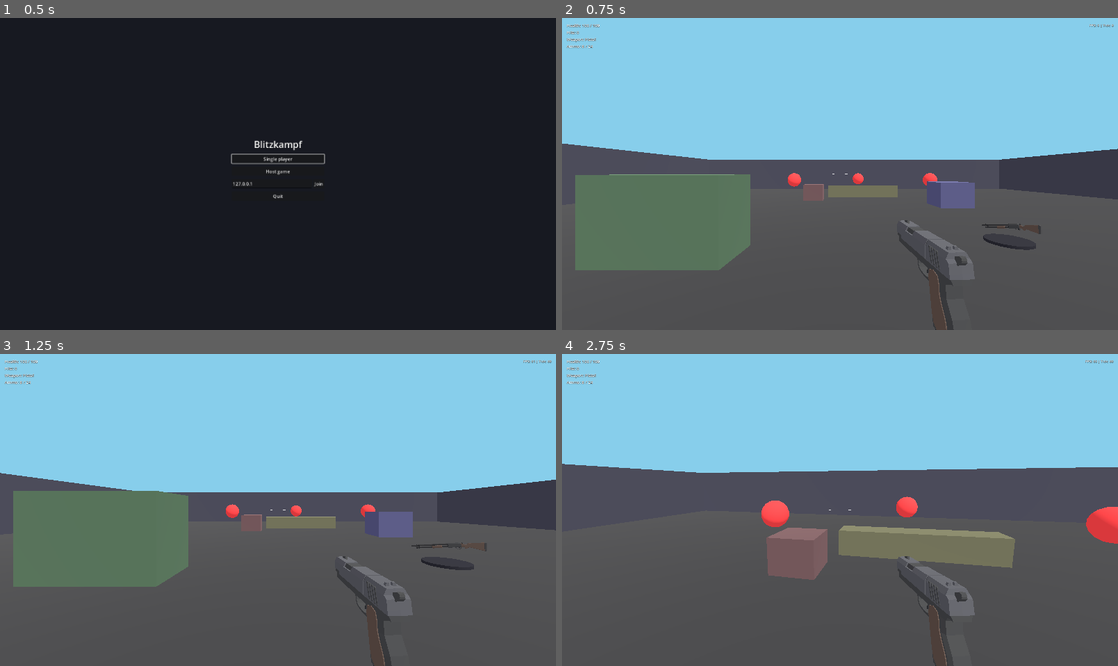
Above: before the commit, frames 1-4 (two rows, left to right).
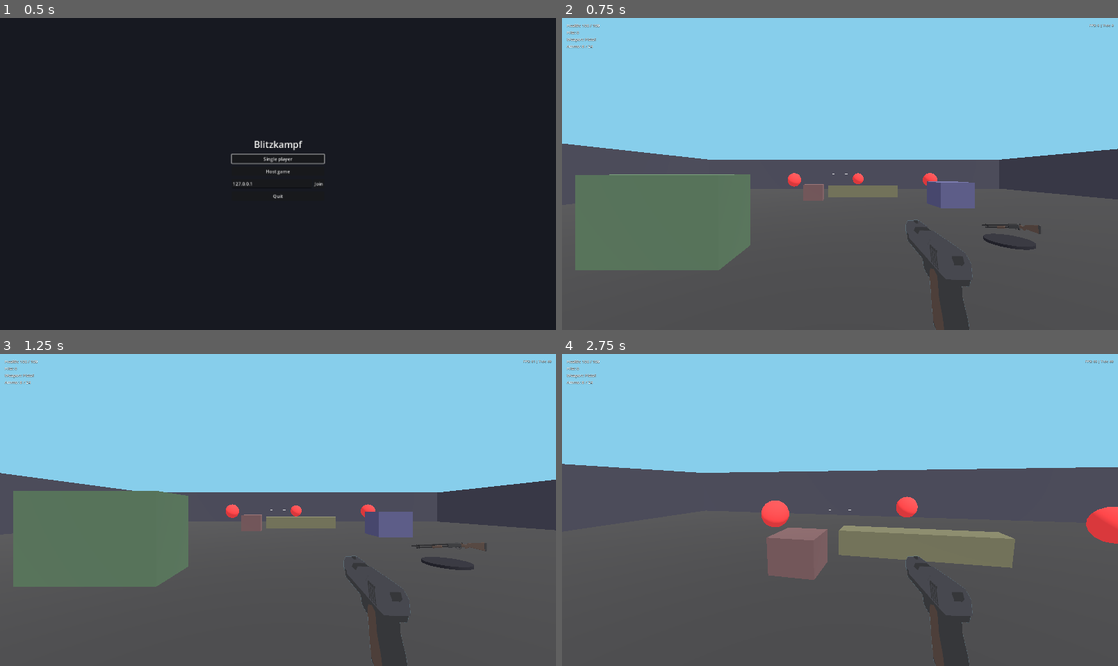
Above: after the commit, the same moments.

Repository: QuisVenator/blitzkampf-godot
Game: Godot game, scene res://scenes/ui/main_menu.tscn
Two runs of this game, one before a commit and one after it. Both use one fixed random seed, a clock stepped at 60 frames per second and the inputs below.
Inputs (mouse positions are in pixels of both pictures, inside the frame that each line leads up to):
- Up to frame 1 (0.5 s): no input
- Up to frame 2 (0.75 s): click "Single player" at 0.5 s
- Up to frame 3 (1.25 s): no input
- Up to frame 4 (2.75 s): move the mouse to (867, 510) at 1.27 s; hold W (move_forward) from 1.28 s (still down); tap Space (jump) at 1.35, 1.52, 1.82, 2.27, 2.3, 2.57 s; move the mouse to (812, 510) at 2.02 s; right-click (812, 510) at 2.1 s

Frame 1 is identical in both runs. In frame 2, 1.1% of the frame differs, in the area x 60-75%, y 64-100%; in frame 3, 1.1%; in frame 4, 1.3%.

Commit message:
Draw the local viewmodel with its own camera in a SubViewport (own FOV, no wall clipping)

Diff:
--- a/scenes/player/player.tscn
+++ b/scenes/player/player.tscn
@@ -76,14 +76,6 @@
 near = 0.1
 far = 500.0
 
-[node name="WeaponHolder" type="Node3D" parent="Head/Camera3D"]
-position = Vector3(0.22, -0.26, -0.42)
-rotation = Vector3(0, 0.0628319, 0)
-
-[node name="WeaponHolderLeft" type="Node3D" parent="Head/Camera3D"]
-position = Vector3(-0.22, -0.26, -0.42)
-rotation = Vector3(0, -0.0628319, 0)
-
 [node name="InteractArea" type="Area3D" parent="."]
 collision_layer = 0
 collision_mask = 8
--- /dev/null
+++ b/scenes/player/viewmodel_view.tscn
@@ -0,0 +1,32 @@
+[gd_scene load_steps=2 format=3]
+
+[ext_resource type="Script" path="res://scripts/player/viewmodel_view.gd" id="1_view"]
+
+[node name="ViewmodelView" type="SubViewportContainer"]
+physics_interpolation_mode = 2
+anchors_preset = 15
+anchor_right = 1.0
+anchor_bottom = 1.0
+grow_horizontal = 2
+grow_vertical = 2
+mouse_filter = 2
+stretch = true
+script = ExtResource("1_view")
+
+[node name="SubViewport" type="SubViewport" parent="."]
+transparent_bg = true
+handle_input_locally = false
+size = Vector2i(1152, 648)
+render_target_update_mode = 4
+
+[node name="Camera" type="Camera3D" parent="SubViewport"]
+cull_mask = 2
+fov = 75.0
+near = 0.05
+far = 10.0
+
+[node name="WeaponHolder" type="Node3D" parent="SubViewport/Camera"]
+transform = Transform3D(0.99802, 0, -0.06279, 0, 1, 0, 0.06279, 0, 0.99802, 0.22, -0.26, -0.42)
+
+[node name="WeaponHolderLeft" type="Node3D" parent="SubViewport/Camera"]
+transform = Transform3D(0.99802, 0, 0.06279, 0, 1, 0, -0.06279, 0, 0.99802, -0.22, -0.26, -0.42)
--- /dev/null
+++ b/scripts/player/viewmodel_view.gd
@@ -0,0 +1,40 @@
+class_name ViewmodelView
+extends SubViewportContainer
+## Draws the local player's weapons and hands with a camera of their own, on top of
+## the world: they never clip into walls and have their own field of view.
+## The viewmodel sits in a `SubViewport` (transparent background) that shares the
+## world's 3D scene; the world camera doesn't draw `LAYER` and this camera draws
+## nothing else. Each frame the viewmodel camera copies the world camera's pose.
+
+## Visual layer (a bit value) of everything that belongs to the viewmodel.
+const LAYER := 2
+
+var world_camera: Camera3D
+
+@onready var camera: Camera3D = $SubViewport/Camera
+@onready var primary_holder: Node3D = $SubViewport/Camera/WeaponHolder
+@onready var secondary_holder: Node3D = $SubViewport/Camera/WeaponHolderLeft
+
+
+func _ready() -> void:
+	# Runs after the player has placed its camera for this frame.
+	process_priority = 100
+
+
+## `world` is the player's normal camera.
+func bind(world: Camera3D) -> void:
+	world_camera = world
+	world.cull_mask &= ~LAYER
+
+
+func _process(_delta: float) -> void:
+	if world_camera:
+		camera.global_transform = world_camera.global_transform
+
+
+## Puts `node` and everything visual below it on the viewmodel layer.
+static func assign_layer(node: Node) -> void:
+	if node is GeometryInstance3D:
+		(node as GeometryInstance3D).layers = LAYER
+	for child in node.get_children():
+		assign_layer(child)
--- a/scripts/weapons/weapon_manager.gd
+++ b/scripts/weapons/weapon_manager.gd
@@ -33,6 +33,8 @@
 ## owner hears their own through the signals above). Emitted on every peer.
 signal heard(sound: StringName, position: Vector3, pitch: float)
 
+const VIEWMODEL_VIEW := preload("res://scenes/player/viewmodel_view.tscn")
+
 const PRIMARY := 0
 const SECONDARY := 1
 
@@ -91,8 +93,16 @@
 
 func _ready() -> void:
 	_hip_fov = _camera.fov
-	primary = WeaponSlot.new($"../Head/Camera3D/WeaponHolder")
-	secondary = WeaponSlot.new($"../Head/Camera3D/WeaponHolderLeft")
+	if _player.is_local:
+		# Weapons are drawn by a camera of their own (see `ViewmodelView`).
+		var view := VIEWMODEL_VIEW.instantiate() as ViewmodelView
+		add_child(view)  # (the player is still setting up its children)
+		view.bind(_camera)
+		primary = WeaponSlot.new(view.primary_holder)
+		secondary = WeaponSlot.new(view.secondary_holder)
+	else:
+		primary = WeaponSlot.new(null)
+		secondary = WeaponSlot.new(null)
 	_slots = [primary, secondary]
 	_show_holders(true)
 	_player.died.connect(_on_player_died)
@@ -167,8 +177,9 @@
 
 ## Viewmodels exist only for the human playing this body.
 func _show_holders(shown: bool) -> void:
-	primary.holder.visible = shown and _player.is_local
-	secondary.holder.visible = shown and _player.is_local
+	for slot in _slots:
+		if slot.holder:
+			slot.holder.visible = shown
 
 
 ## Dying drops everything held; respawning starts over with the starting weapon.
@@ -305,6 +316,8 @@
 ## Aiming puts the model's "Sight" marker on the camera axis. The secondary
 ## weapon always rests at its hip pose.
 func _move_to_pose(aiming: bool) -> void:
+	if primary.holder == null:
+		return  # nobody sees this body's viewmodel
 	var definition := primary.definition
 	var target_position := primary.hip_position
 	var target_yaw := primary.hip_yaw
@@ -418,6 +431,8 @@
 
 ## Kicks the model itself (not the holder), so recoil never fights the aim tween.
 func _kick_recoil(slot: WeaponSlot) -> void:
+	if slot.viewmodel == null:
+		return
 	if slot.recoil_tween:
 		slot.recoil_tween.kill()
 	slot.viewmodel.position.z = RECOIL_KICK * (RECOIL_KICK_ADS_SCALE if _aiming else 1.0)
@@ -473,8 +488,9 @@
 		slot.holder.remove_child(slot.viewmodel)
 		slot.viewmodel.queue_free()
 		slot.viewmodel = null
-	if slot.definition:
+	if slot.definition and slot.holder:
 		slot.viewmodel = slot.definition.model.instantiate()
+		ViewmodelView.assign_layer(slot.viewmodel)
 		slot.holder.add_child(slot.viewmodel)
 
 
--- a/scripts/weapons/weapon_slot.gd
+++ b/scripts/weapons/weapon_slot.gd
@@ -18,7 +18,7 @@
 ## Each one is subtracted from the displayed magazine until the server catches up.
 var pending_shots: Array[int] = []
 
-## Node the viewmodel hangs under, and its resting (hip) pose.
+## Node the viewmodel hangs under (null if none is drawn), and its resting (hip) pose.
 var holder: Node3D
 var hip_position := Vector3.ZERO
 var hip_yaw := 0.0
@@ -26,10 +26,12 @@
 var recoil_tween: Tween
 
 
+## `holder_node` is null for bodies nobody plays (no viewmodel is drawn for them).
 func _init(holder_node: Node3D) -> void:
 	holder = holder_node
-	hip_position = holder_node.position
-	hip_yaw = holder_node.rotation.y
+	if holder_node:
+		hip_position = holder_node.position
+		hip_yaw = holder_node.rotation.y
 
 
 func is_empty() -> bool:
--- a/tools/smoke_test.gd
+++ b/tools/smoke_test.gd
@@ -88,7 +88,7 @@
 	await create_timer(0.7).timeout
 	_check("aiming", _weapons.is_aiming())
 	_check_near("ads fov", _player.camera.fov, _weapons.primary.definition.ads_fov, 0.1)
-	var sight := _player.camera.get_node("WeaponHolder").get_child(0).find_child("Sight", true, false) as Node3D
+	var sight := _weapons.primary.holder.get_child(0).find_child("Sight", true, false) as Node3D
 	var sight_local := _player.camera.to_local(sight.global_position)
 	_check_near("sight centred horizontally", sight_local.x, 0.0, 0.002)
 	_check_near("sight centred vertically", sight_local.y, 0.0, 0.002)
@@ -179,7 +179,7 @@
 	_check("F adds a second one-handed weapon", _weapons.is_akimbo() and _weapons.secondary.definition == smg)
 	_check("secondary keeps its ammo", _weapons.secondary.in_mag == 10 and _weapons.secondary.reserve == 20)
 	_check("nothing dropped when pairing", _dropped_count() == dropped_before)
-	_check("left viewmodel shown", _player.camera.get_node("WeaponHolderLeft").get_child_count() == 1)
+	_check("left viewmodel shown", _weapons.secondary.holder.get_child_count() == 1)
 
 	# No aiming while akimbo; each button shoots its own hand.
 	Input.action_press(&"aim")
@@ -246,7 +246,7 @@
 	await _press(&"interact")
 	_check("two-handed pickup is alone in the primary", _weapons.primary.definition == shotgun and not _weapons.is_akimbo())
 	_check("both held weapons were dropped", _dropped_count() == dropped_before + 4)
-	_check("left viewmodel removed", _player.camera.get_node("WeaponHolderLeft").get_child_count() == 0)
+	_check("left viewmodel removed", _weapons.secondary.holder.get_child_count() == 0)
 
 	# One-handed over a two-handed primary replaces it instead of pairing.
 	_spawn_dropped(pistol, 4, 4)
Not shown, added: scripts/player/viewmodel_view.gd.uid
Not shown, changed: AGENTS.md
